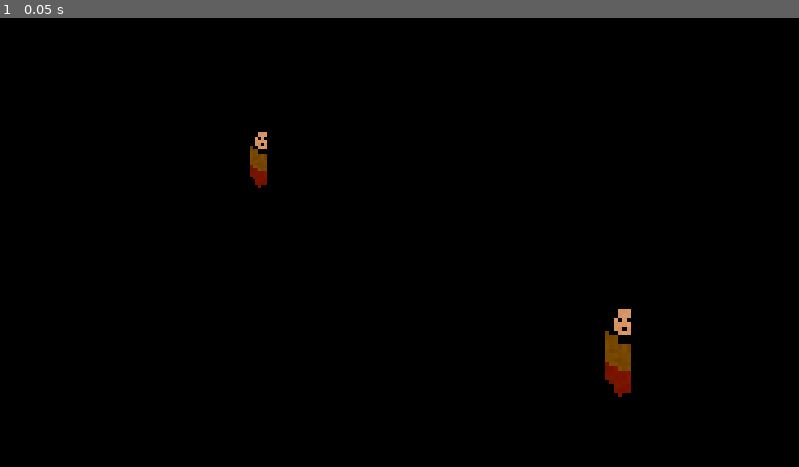
Above: before the commit, frame 1.
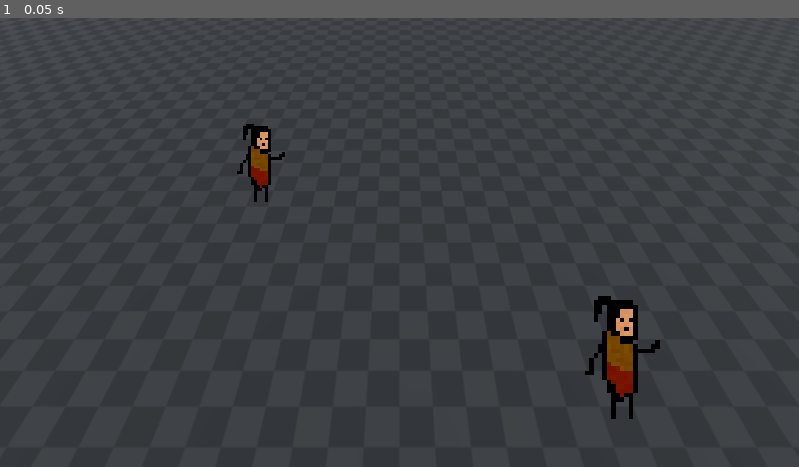
Above: after the commit, the same moment.

Repository: EnesBaytekin/har
Game: Godot game, scene res://scenes/test/test_scene.tscn
The game is run twice, just before and just after one commit, with the same random seed, the same clock (stepped at 60 frames per second) and the same inputs.
Inputs:
- Up to frame 1 (0.05 s): no input

The runs differ from the first frame. In frame 1, 99% of the frame differs, in the area x 0-100%, y 0-100%.

Commit message:
fix: fix light

Diff:
--- /dev/null
+++ b/assets/shaders/ground_tile.gdshader
@@ -0,0 +1,12 @@
+shader_type spatial;
+
+uniform sampler2D u_texture : source_color;
+uniform float u_tile_size = 1.0;
+uniform vec4 u_color = vec4(1.0);
+
+void fragment() {
+	vec3 world_pos = (INV_VIEW_MATRIX * vec4(VERTEX, 1.0)).xyz;
+	vec2 uv = world_pos.xz / u_tile_size;
+	vec4 tex = texture(u_texture, uv);
+	ALBEDO = tex.rgb * u_color.rgb;
+}
--- a/scenes/player/player.tscn
+++ b/scenes/player/player.tscn
@@ -5,15 +5,17 @@
 
 [sub_resource type="CapsuleShape3D" id="CapsuleShape3D_r4nd"]
 radius = 0.234375
+height = 1.6196289
 
 [node name="Player" type="CharacterBody3D" unique_id=1411394763]
 script = ExtResource("1_3pqrm")
 
 [node name="CollisionShape3D" type="CollisionShape3D" parent="." unique_id=1794837876]
+transform = Transform3D(1, 0, 0, 0, 1, 0, 0, 0, 1, 0, 0.80981445, 0)
 shape = SubResource("CapsuleShape3D_r4nd")
 
 [node name="Sprite3D" type="Sprite3D" parent="." unique_id=2068041390]
-transform = Transform3D(6, 0, 0, 0, 6, 0, 0, 0, 6, 0, -0.15197942, 0)
+transform = Transform3D(6, 0, 0, 0, 6, 0, 0, 0, 6, 0.03, 0.84, 0)
 billboard = 1
 texture_filter = 0
 texture = ExtResource("2_4mjhv")
--- a/scenes/test/test_scene.tscn
+++ b/scenes/test/test_scene.tscn
@@ -1,53 +1,50 @@
-[gd_scene format=3]
+[gd_scene format=3 uid="uid://uypt0e1nporp"]
 
-[ext_resource type="PackedScene" path="res://scenes/player/player.tscn" id="1_p"]
-[ext_resource type="PackedScene" path="res://scenes/camera/camera_pivot.tscn" id="2_c"]
-[ext_resource type="Texture2D" path="res://assets/sprites/ground_tile.png" id="3_t"]
+[ext_resource type="PackedScene" uid="uid://dtvg6p0g2f8q2" path="res://scenes/player/player.tscn" id="1_p"]
+[ext_resource type="PackedScene" uid="uid://b1drmxpwm8dud" path="res://scenes/camera/camera_pivot.tscn" id="2_c"]
+[ext_resource type="Texture2D" uid="uid://ck56eq5n1eoqb" path="res://assets/sprites/ground_tile.png" id="3_t"]
 
 [sub_resource type="Environment" id="Environment_e1"]
-ambient_light_color = Color(0.35, 0.35, 0.4, 1.0)
 ambient_light_source = 1
-
-[sub_resource type="StandardMaterial3D" id="Material_g1"]
-albedo_color = Color(1, 1, 1, 1)
-albedo_texture = ExtResource("3_t")
-uv1_scale = Vector3(25, 25, 1)
-
-[sub_resource type="PlaneMesh" id="Mesh_g1"]
-size = Vector2(50, 50)
-material = SubResource("Material_g1")
+ambient_light_color = Color(0.35, 0.35, 0.4, 1)
 
 [sub_resource type="BoxShape3D" id="Collision_g1"]
 size = Vector3(50, 0.5, 50)
 
-[node name="TestScene" type="Node3D"]
+[sub_resource type="StandardMaterial3D" id="StandardMaterial3D_lpkca"]
+albedo_texture = ExtResource("3_t")
+uv1_scale = Vector3(50, 50, 1)
 
-[node name="WorldEnvironment" type="WorldEnvironment" parent="."]
+[sub_resource type="PlaneMesh" id="Mesh_g1"]
+material = SubResource("StandardMaterial3D_lpkca")
+size = Vector2(50, 50)
+
+[node name="TestScene" type="Node3D" unique_id=2123501991]
+
+[node name="WorldEnvironment" type="WorldEnvironment" parent="." unique_id=1047426202]
 environment = SubResource("Environment_e1")
 
-[node name="DirectionalLight3D" type="DirectionalLight3D" parent="."]
-transform = Transform3D(0.7071, -0.57735, 0.40825, 0.5, 0.7071, 0.5, -0.5, 0.40825, 0.7071, 0, 8, 0)
+[node name="DirectionalLight3D" type="DirectionalLight3D" parent="." unique_id=2139653420]
+transform = Transform3D(0.683223, 0.18048343, 0.7075536, -0.5177411, -0.48036006, 0.6348462, 0.58320475, -0.80656195, -0.38189742, 0, 8, 0)
 shadow_enabled = true
-shadow_bias = 0.1
 
-[node name="Ground" type="StaticBody3D" parent="."]
+[node name="Ground" type="StaticBody3D" parent="." unique_id=1995858543]
 
-[node name="CollisionShape3D" type="CollisionShape3D" parent="Ground"]
-position = Vector3(0, -0.25, 0)
+[node name="CollisionShape3D" type="CollisionShape3D" parent="Ground" unique_id=758901248]
+transform = Transform3D(1, 0, 0, 0, 1, 0, 0, 0, 1, 0, -0.25, 0)
 shape = SubResource("Collision_g1")
 
-[node name="MeshInstance3D" type="MeshInstance3D" parent="Ground"]
+[node name="MeshInstance3D" type="MeshInstance3D" parent="Ground" unique_id=1069723239]
 mesh = SubResource("Mesh_g1")
 
-[node name="Players" type="Node3D" parent="."]
+[node name="Players" type="Node3D" parent="." unique_id=1621913235]
 
-[node name="Player1" type="CharacterBody3D" parent="Players" instance=ExtResource("1_p")]
-player_id = 0
-position = Vector3(-3, 0, -2)
+[node name="Player1" parent="Players" unique_id=1447426201 instance=ExtResource("1_p")]
+transform = Transform3D(1, 0, 0, 0, 1, 0, 0, 0, 1, -3, 0, -2)
 
-[node name="Player2" type="CharacterBody3D" parent="Players" instance=ExtResource("1_p")]
+[node name="Player2" parent="Players" unique_id=312282569 instance=ExtResource("1_p")]
+transform = Transform3D(1, 0, 0, 0, 1, 0, 0, 0, 1, 3, 0, 2)
 player_id = 1
-position = Vector3(3, 0, 2)
 
-[node name="CameraPivot" parent="." instance=ExtResource("2_c")]
-players = [NodePath("../Players/Player1"), NodePath("../Players/Player2")]
+[node name="CameraPivot" parent="." unique_id=1389342042 instance=ExtResource("2_c")]
+players = Array[NodePath]([NodePath("../Players/Player1"), NodePath("../Players/Player2")])
Not shown, added: assets/shaders/ground_tile.gdshader.uid
Binary file changed: assets/sprites/ground_tile.png
Not shown, changed: assets/sprites/ground_tile.png.import
